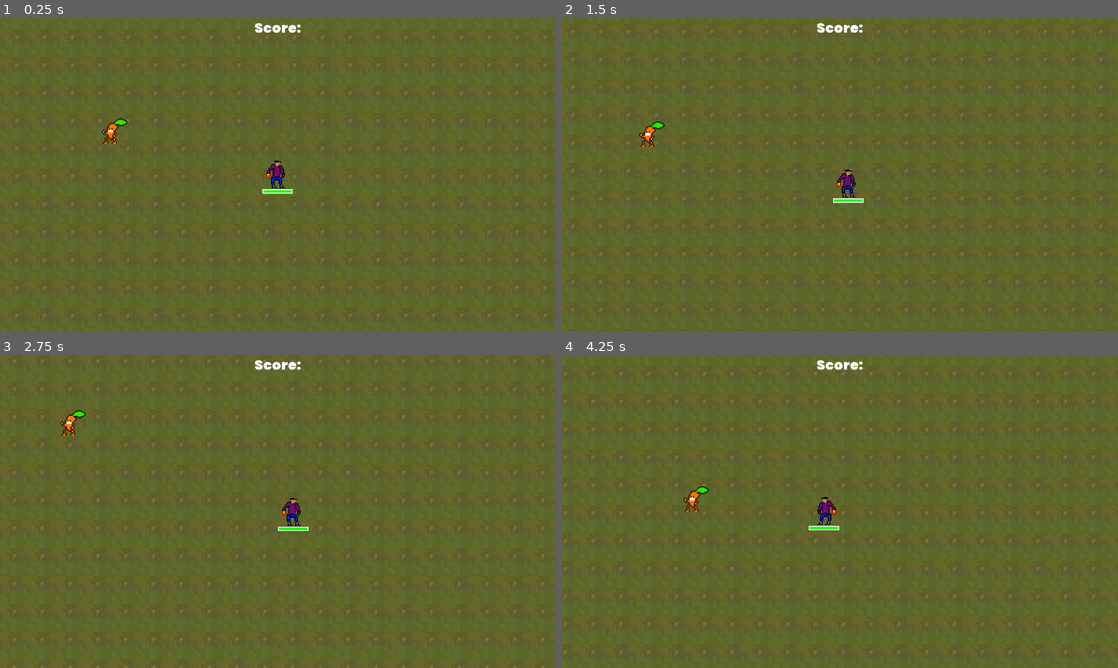
Above: before the commit, frames 1-4 (two rows, left to right).
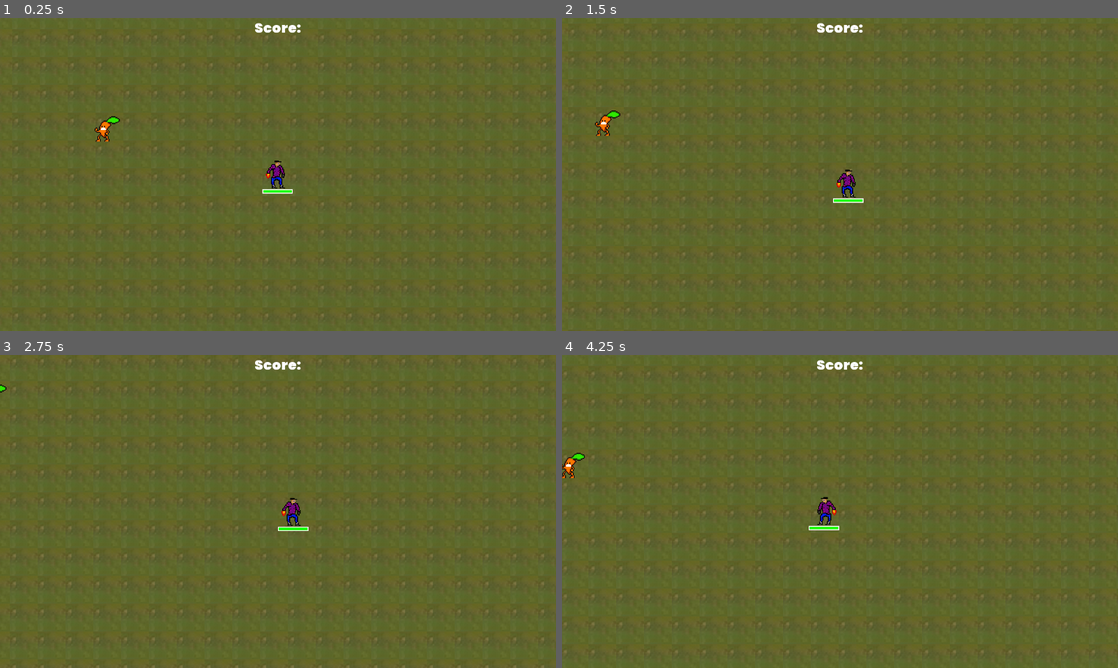
Above: after the commit, the same moments.

Repository: RM35/vigilant-octo-doodle
Game: Godot game, scene res://scenes/world/world.tscn
The game is run twice, just before and just after one commit, with the same random seed, the same clock (stepped at 60 frames per second) and the same inputs.
Inputs:
- Up to frame 1 (0.25 s): no input
- Up to frame 2 (1.5 s): hold D (right) 0.53-1.28 s; hold S (down) from 1.28 s (still down)
- Up to frame 3 (2.75 s): release S (down) at 2.03 s; hold D (right) from 2.03 s (still down)
- Up to frame 4 (4.25 s): release D (right) at 2.78 s; hold W (up) 2.78-3.53 s; hold A (left) from 3.53 s (still down)

The runs differ from the first frame. In frame 1, 0.3% of the frame differs, in the area x 17-23%, y 31-41%; in frame 2, 0.3%, in the area x 5-19%, y 29-42%; in frame 3, 0.2%; in frame 4, 0.3%.
Error after the commit: Invalid get index 'texture' (on base: 'null instance'). (res://scenes/enemy/enemy.gd:9)

Commit message:
feat(enemy): Add enemy data as custom resource

Diff:
--- a/project.godot
+++ b/project.godot
@@ -7,6 +7,16 @@
 ;   param=value ; assign values to parameters
 
 config_version=4
+
+_global_script_classes=[ {
+"base": "Resource",
+"class": "enemy_stats",
+"language": "GDScript",
+"path": "res://scenes/enemy/enemy_stats.gd"
+} ]
+_global_script_class_icons={
+"enemy_stats": ""
+}
 
 [application]
 
--- a/scenes/enemy/enemy.gd
+++ b/scenes/enemy/enemy.gd
@@ -1,18 +1,18 @@
 extends KinematicBody2D
 
-const SPEED = 35
-const KNOCKBACK_AMOUNT = -20
-
 onready var player = get_node("../Player")
+var u_data: Resource = load("res://scenes/enemy/enemy_data/carrot.tres")
 var velocity = Vector2.ZERO
 var knock_back = false
-var knockbackable = true
+
+func _ready():
+	$Sprite.texture = u_data.texture
 
 func _physics_process(delta):
 	velocity = Vector2.ZERO
-	velocity = global_position.direction_to(player.position) * SPEED
-	if knock_back && knockbackable:
-		move_and_slide(KNOCKBACK_AMOUNT * velocity)
+	velocity = global_position.direction_to(player.position) * u_data.speed
+	if knock_back && u_data.knockbackable:
+		move_and_slide(u_data.knockback_amount * velocity)
 		knock_back = false
 	else:
 		move_and_slide(velocity)
--- a/scenes/firebase/firebase.gd
+++ b/scenes/firebase/firebase.gd
@@ -18,9 +18,10 @@
 func get_data():
 	var http = HTTPRequest.new()
 	add_child(http)
+	var body := {"fields": {"name": {"stringValue": ""},"Age": {"integerValue": "23"}}}
 	var header := ["Authorization: Bearer " + FIREBASE_TOKEN]
 	http.connect("request_completed", self, "response_data")
-	http.request("https://firestore.googleapis.com/v1/projects/vigilante-doodle/databases/(default)/documents/scores", header, false, HTTPClient.METHOD_GET)
+	http.request("https://firestore.googleapis.com/v1/projects/vigilante-doodle/databases/(default)/documents/scores", header, false, HTTPClient.METHOD_POST, to_json(body))
 
 
 func get_token():
